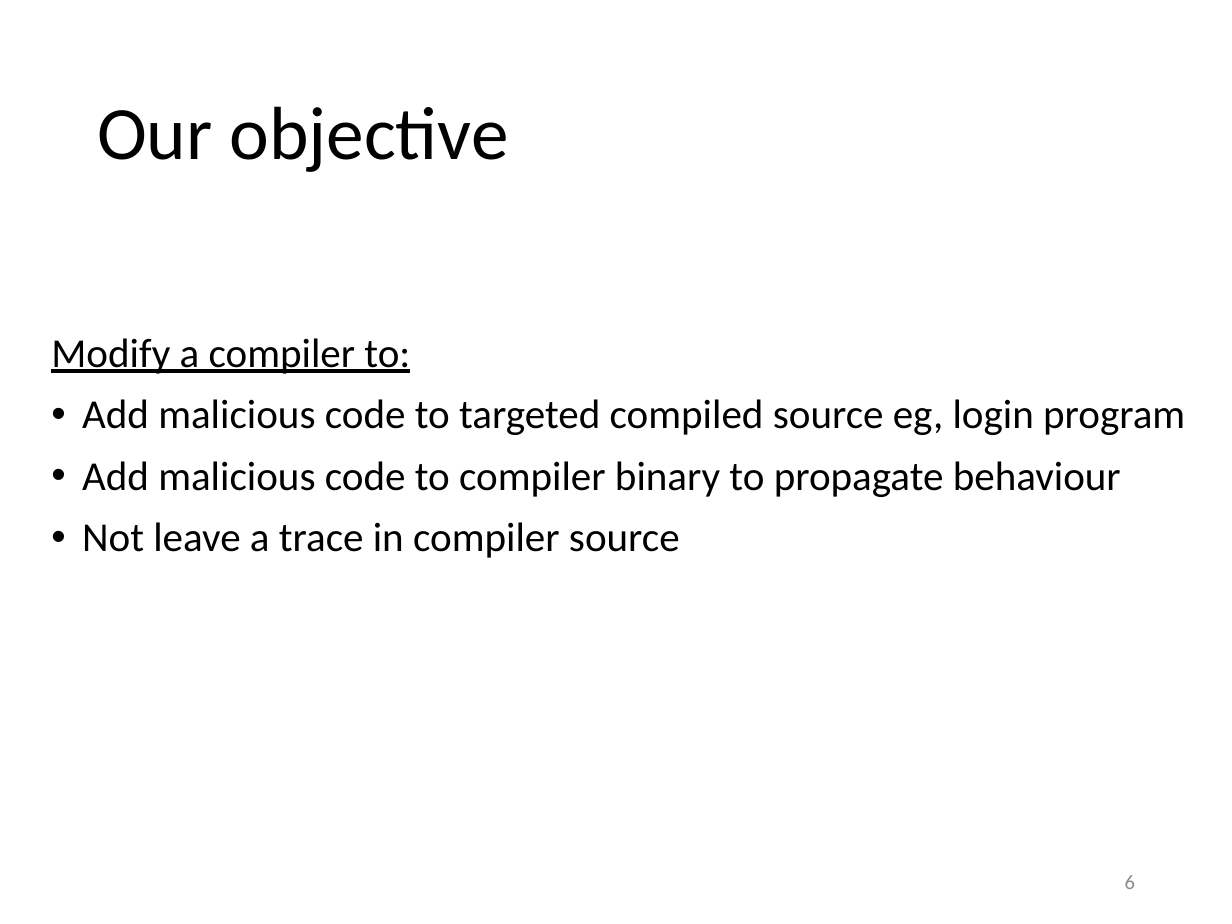
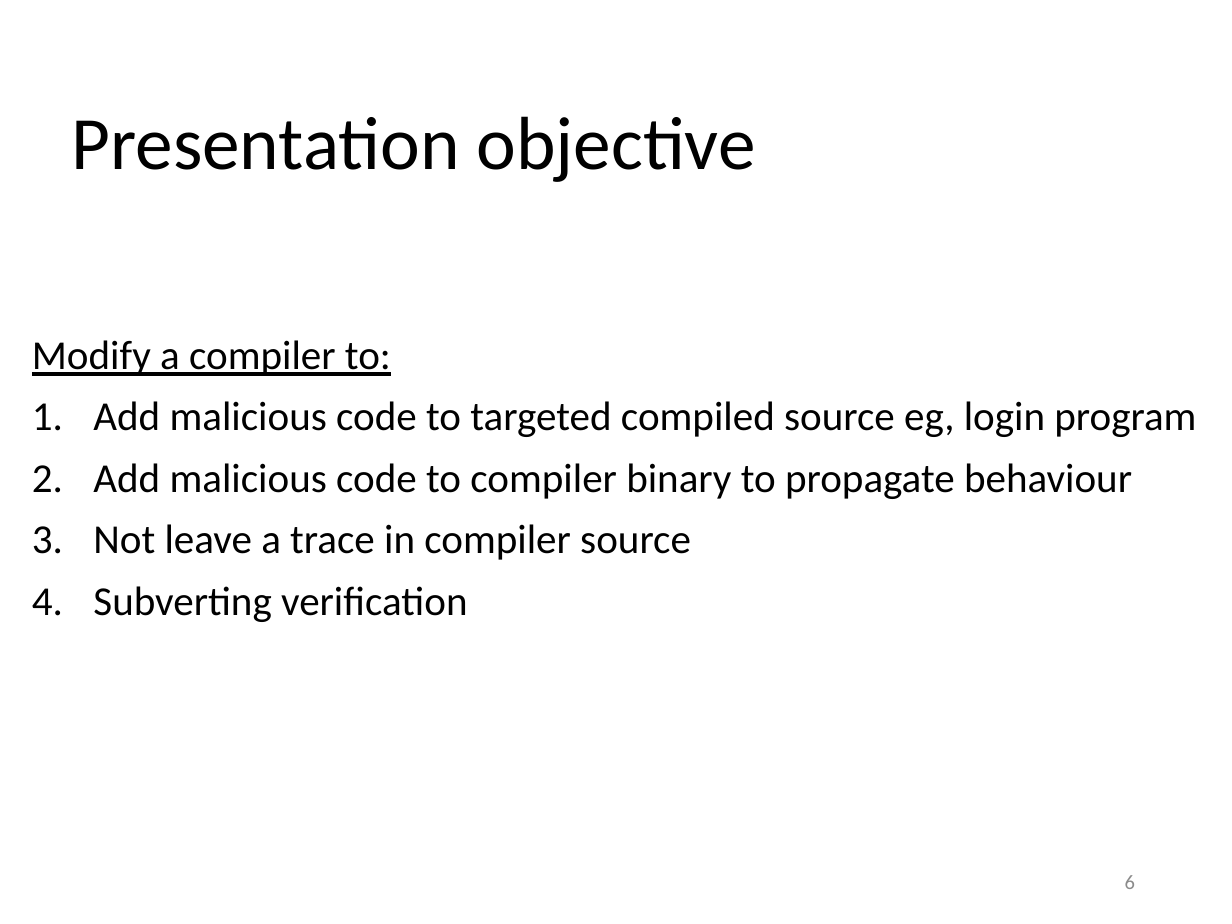
Before and after one commit to yeokm1/reflections-on-trusting-trust, a slide deck: slide 6 of reflections-on-trusting-trust-slides.pptx. Drawn at 1232x924 pixels with LibreOffice and Linux fonts; fonts in the diff are those of the drawing. Boxes give left, top, right and bottom in pixels: in the first picture for what was removed or moved away, otherwise in the second. Text is boxed around its words. In the diff, an @@ line names an element or a change of style, - is before the commit and + after.

```diff
--- a/reflections-on-trusting-trust-slides.pptx
+++ b/reflections-on-trusting-trust-slides.pptx
@@ title at (72, 116, 756, 182): text changed @@
-Our objective
+Presentation objective
@@ text "Modify a compiler to:": place and size @@
-text "Modify a compiler to:" at (51, 338, 1185, 558)
+text "Modify a compiler to:" at (32, 340, 1196, 622)
@@ text at (93, 401, 1196, 560): bullet • to 1. @@
@@ text at (93, 586, 467, 622): paragraph added @@
+4. Subverting verification
```
Also in this commit, not shown: 13 other slides changed, 1 other file.
